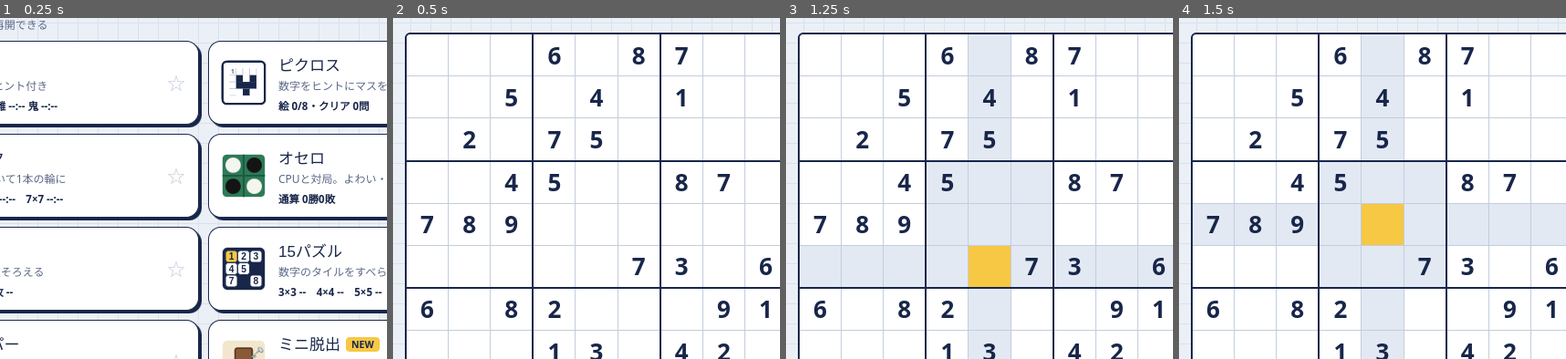
Above: before the commit, frames 1-4 (left to right).
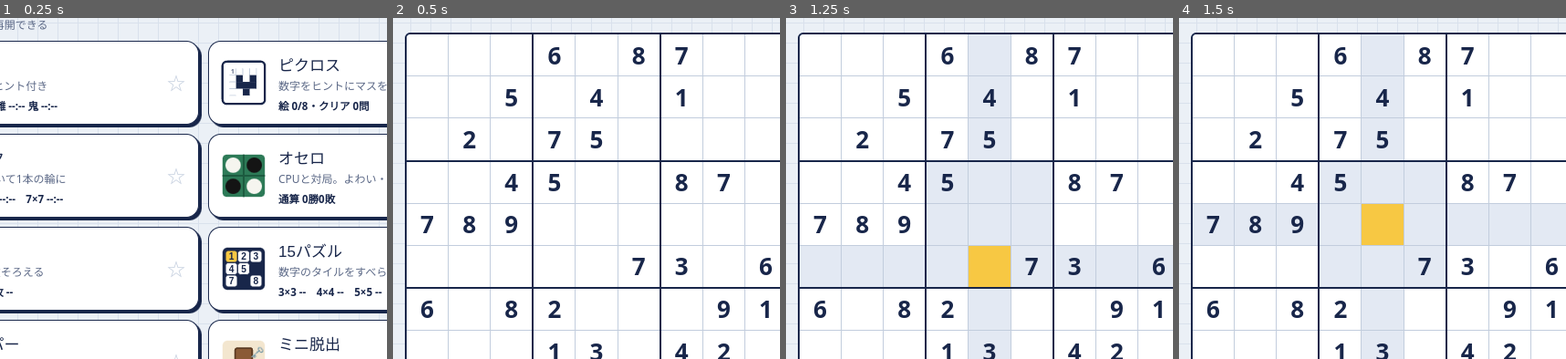
Above: after the commit, the same moments.

Repository: saronisi652closer-ship-it/Easy-games
Game: browser game, page index.html
Two runs of this game, one before a commit and one after it. Both use one fixed random seed, a clock stepped at 60 frames per second and the inputs below.
Inputs (mouse positions are % of the whole screen's width and height, from its top left):
- Up to frame 1 (0.25 s): no input
- Up to frame 2 (0.5 s): click (6, 23) at 0.27 s
- Up to frame 3 (1.25 s): click (50, 50) at 1.07 s
- Up to frame 4 (1.5 s): click "5行5列" at 1.27 s
The pictures show only the part of the screen within x 24-74%, y 14-64%; the shares and areas given below are measured in that part.

The runs differ from the first frame. In frame 1, 0.4% of the frame differs, in the area x 89-99%, y 93-98%; in frame 2, nothing differs; in frame 3, nothing differs; in frame 4, nothing differs.

Commit message:
Add files via upload

Diff:
--- a/index.html
+++ b/index.html
@@ -91,13 +91,14 @@
   {id:'memory',cat:'brain',name:'神経衰弱',d:'同じ絵のカードを2枚そろえる',url:'games/memory.html'},
   {id:'fifteen',cat:'brain',name:'15パズル',d:'数字のタイルをすべらせて順番にそろえる',url:'games/fifteen.html'},
   {id:'mines',cat:'brain',name:'マインスイーパー',d:'数字をヒントに地雷をよけて全部開ける',url:'games/mines.html',save:true},
-  {id:'escape',cat:'brain',name:'ミニ脱出',d:'部屋を調べて道具を使い、ドアから脱出',url:'games/escape.html',badge:'NEW'},
+  {id:'escape',cat:'brain',name:'ミニ脱出',d:'部屋を調べて道具を使い、ドアから脱出',url:'games/escape.html'},
   {id:'tama',cat:'brain',name:'色玉連鎖',d:'同じ色をまとめて消す。落ちてそろうと連鎖',url:'games/tama.html'},
   {id:'machigai',cat:'brain',name:'間違い探し',d:'上と下の絵の違うところをタップ',url:'games/machigai.html'},
   {id:'runner',cat:'action',name:'坂道チャリ',d:'タップでジャンプ、空中でもう1回',url:'games/runner.html'},
   {id:'ito',cat:'action',name:'糸通し',d:'押して上がる操作で針の穴を通す',url:'games/ito.html'},
-  {id:'bomber',cat:'action',name:'ボンバー迷路',d:'ばくだんで壁をこわして出口をさがす',url:'games/bomber.html',badge:'NEW'},
-  {id:'fort',cat:'action',name:'ミニ要塞',d:'塔を建てて10回の敵の波を食い止める',url:'games/fort.html',badge:'NEW'},
+  {id:'bomber',cat:'action',name:'ボンバー迷路',d:'ばくだんで壁をこわして出口をさがす',url:'games/bomber.html'},
+  {id:'kaiju',cat:'action',name:'怪獣大乱闘 3D',d:'オリジナル怪獣14体の3D対戦。横画面・2本先取',url:'games/kaiju.html',badge:'NEW'},
+  {id:'fort',cat:'action',name:'ミニ要塞',d:'塔を建てて10回の敵の波を食い止める',url:'games/fort.html'},
   {id:'trap',cat:'action',name:'棒人間トラップ',d:'いじわるな罠をくぐって旗まで行く',url:'games/trap.html'},
   {id:'iraira',cat:'action',name:'イライラ棒',d:'壁にさわらずに細い道をゴールまで',url:'games/iraira.html'},
   {id:'breakout',cat:'action',name:'ブロック崩し',d:'バーでボールを打ち返してブロックを全部こわす',url:'games/breakout.html'},
@@ -110,7 +111,7 @@
   {id:'punch',cat:'other',name:'エビワラージャンケン',d:'3つのパンチで読み合うCPU対戦',url:'games/punch.html'},
   {id:'cardbattle',cat:'other',name:'カードバトル',d:'マナで召喚してCPUと1対1で対戦',url:'games/cardbattle.html',badge:'試作版'},
 ];
-const ICON={"sudoku": "<svg viewBox=\"0 0 56 56\" aria-hidde …(15506 unchanged characters)… " r=\"4.5\" fill=\"#5BC46A\"/></svg>", "punch": "<svg viewBox=\"0 0 56 56\" aria …(553 unchanged characters)…
+const ICON={"sudoku": "<svg viewBox=\"0 0 56 56\" aria-hidde …(15506 unchanged characters)… " r=\"4.5\" fill=\"#5BC46A\"/></svg>", "kaiju": "<svg viewBox=\"0 0 56 56\" aria-hidden=\"true\"><rect x=\"3\" y=\"3\" width=\"50\" height=\"50\" rx=\"6\" fill=\"#172554\"/><rect x=\"6\" y=\"34\" width=\"7\" height=\"16\" fill=\"#334155\"/><rect x=\"43\" y=\"28\" width=\"8\" height=\"22\" fill=\"#334155\"/><path d=\"M16 50V30q0-12 10-12h4q8 0 8 9v23z\" fill=\"#3f8f4a\"/><path d=\"M31 18l3-7l2 8z\" fill=\"#f5efe0\"/><circle cx=\"33\" cy=\"24\" r=\"1.8\" fill=\"#ffd23f\"/><path d=\"M38 25h12\" stroke=\"#e879f9\" stroke-width=\"3\" stroke-linecap=\"round\"/></svg>", "punch": "<svg viewBox=\"0 0 56 56\" aria …(553 unchanged characters)…
 const IKN={egg:'タマゴ',puni:'プニ',puniru:'プニル',koron:'コロン',moyan:'モヤン',garudon:'ガルドン',fuwarin:'フワリン',buden:'ブーデン',keketto:'ケケット',garudrago:'ガルドラゴ',sorafuwa:'ソラフワ',gorodon:'ゴロドン',yamikeke:'ヤミケケ'};
 function stat(id){const g=k=>Save.get(k);
   try{
@@ -129,6 +130,7 @@
   if(id==='batting')return `最長 ${g('bt_best')||0}m・10球合計 ${g('bt_bestSum')||0}m`;
   if(id==='bomber'){const b=g('bm_best')||0;return b?`ベスト ${b}点・ステージ${g('bm_stage')||1}まで`:'まだ遊んでいません'}
   if(id==='escape'){const b=g('es_best');return b!=null?`ベスト ${fmt(b)}・脱出${g('es_clears')||0}回`:(g('es_save')?'つづきから遊べます':'まだ遊んでいません')}
+  if(id==='kaiju'){const r=g('kj_rec');return r&&(r.w||r.l)?`通算 ${r.w}勝 ${r.l}敗`:'まだ遊んでいません'}
   if(id==='fort'){const b=g('ft_best')||0;return b?`ベスト 第${b}波まで${b>=10?'（クリア）':''}`:'まだ遊んでいません'}
   if(id==='tama'){const b=g('tm_best')||{};const m=Math.max(0,...Object.values(b));return m?`ベスト ${m}点`:'まだ遊んでいません'}
   if(id==='iraira'){const b=g('ir_best')||{};const n=Object.keys(b).length;return n?`${n}ステージクリア・ステージ${g('ir_stage')||1}まで`:'まだ遊んでいません'}
--- a/sw.js
+++ b/sw.js
@@ -1,6 +1,6 @@
 /* すきま脳トレ箱 オフライン用：ネットにつながる時は最新を取りに行き、つながらない時は保存済みを返す */
-const CACHE='sukima-box-v13';
-const FILES=["./", "index.html", "manifest.webmanifest", "common/base.css", "common/save.js", "common/ui.js", "common/sfx.js", "icons/icon-180.png", "icons/icon-192.png", "icons/icon-512.png", "games/batting.html", "games/bomber.html", "games/breakout.html", "games/cardbattle.html", "games/escape.html", "games/fifteen.html", "games/fort.html", "games/ikusei.html", "games/iraira.html", "games/ito.html", "games/machigai.html", "games/me …(282 unchanged characters)…
+const CACHE='sukima-box-v15';
+const FILES=["./", "index.html", "manifest.webmanifest", "common/base.css", "common/save.js", "common/ui.js", "common/sfx.js", "common/three.min.js", "icons/icon-180.png", "icons/icon-192.png", "icons/icon-512.png", "games/batting.html", "games/bomber.html", "games/breakout.html", "games/cardbattle.html", "games/escape.html", "games/fifteen.html", "games/fort.html", "games/ikusei.html", "games/iraira.html", "games/ito.html", "games/kaiju.html", "games/machigai.html", "games/me …(282 unchanged characters)…
 self.addEventListener('install',e=>{e.waitUntil(caches.open(CACHE).then(c=>c.addAll(FILES)).then(()=>self.skipWaiting()))});
 self.addEventListener('activate',e=>{e.waitUntil(caches.keys().then(ks=>Promise.all(ks.filter(k=>k!==CACHE).map(k=>caches.delete(k)))).then(()=>self.clients.claim()))});
 self.addEventListener('fetch',e=>{
